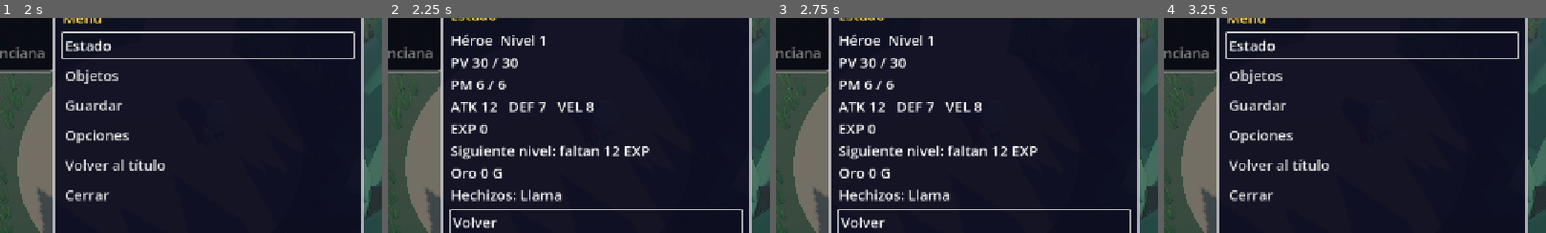
Above: before the commit, frames 1-4 (left to right).
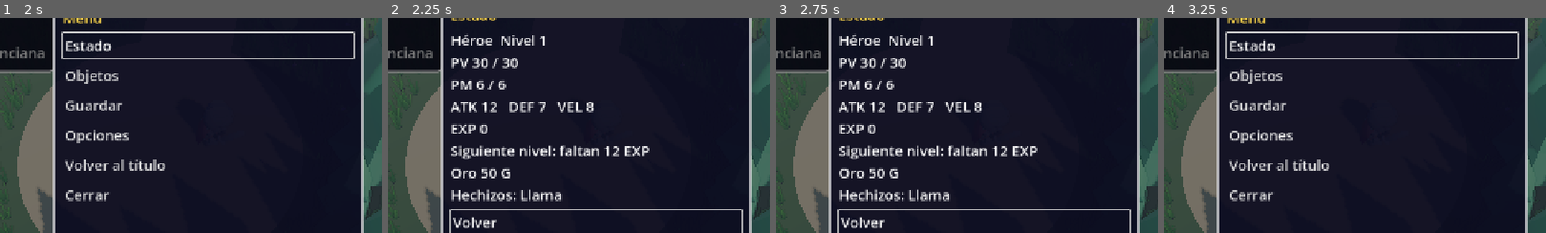
Above: after the commit, the same moments.

Repository: apergas/rpg-turnos
Game: Godot game, scene res://scenes/title/title.tscn
Two runs of this game, one before a commit and one after it. Both use one fixed random seed, a clock stepped at 60 frames per second and the inputs below.
Inputs (mouse positions are % of the whole screen's width and height, from its top left):
- Up to frame 1 (2 s): tap Enter (ui_accept) at 0.5, 0.77, 1.07 s; move the mouse to (72, 45) at 0.52 s; hold D 0.53-1.25 s; tap Keypad Enter at 0.6 s; click (72, 45) at 0.67 s; click (96, 8) at 1.25 s
- Up to frame 2 (2.25 s): click "Estado" at 2 s
- Up to frame 3 (2.75 s): no input
- Up to frame 4 (3.25 s): click "Volver" at 2.75 s
The pictures show only the part of the screen within x 23-73%, y 26-76%; the shares and areas given below are measured in that part.

Frame 1 is identical in both runs. In frame 2, 0.3% of the frame differs, in the area x 24-32%, y 69-75%; in frame 3, 0.3%; in frame 4, nothing differs.

Commit message:
Add equipment, shop, inn and chest rules with gold and save version 3

Diff:
--- a/data/hero.tres
+++ b/data/hero.tres
@@ -19,8 +19,6 @@
 mp = 6
 attack = 10
 defense = 5
-equip_attack = 2
-equip_defense = 2
 speed = 8
 skills = Array[ExtResource("2_skill")]([ExtResource("3_llama")])
 learn = {
--- a/data/rey_slime.tres
+++ b/data/rey_slime.tres
@@ -9,8 +9,8 @@
 script = ExtResource("1_combatant")
 id = "rey_slime"
 display_name = "Rey Slime"
-max_hp = 142
-hp = 142
+max_hp = 128
+hp = 128
 max_mp = 12
 mp = 12
 attack = 17
--- a/scripts/battle/combatant.gd
+++ b/scripts/battle/combatant.gd
@@ -17,8 +17,8 @@
 ## total_attack() / total_defense(), which add the equipment bonuses.
 @export var attack := 1
 @export var defense := 0
-## Hero only: fixed bonuses of the starting equipment (Palo +2 ATK, Ropa +2 DEF) until
-## equipment becomes a system of its own.
+## Hero only: bonuses of the equipment worn, copied from the Loadout by
+## GameState.refresh_equipment() (never saved: the loadout is).
 @export var equip_attack := 0
 @export var equip_defense := 0
 @export var speed := 1
--- /dev/null
+++ b/scripts/game/chests.gd
@@ -0,0 +1,38 @@
+class_name Chests extends RefCounted
+## The treasure chests of the meadow: where each one stands and what it holds (gold, an
+## item or a piece of equipment). Two lie next to Player.AUTOPLAY_ROUTE, two off it, all
+## away from the path. Pure: open() changes a GameState and returns the message.
+
+## id -> {"pos": Vector3, "yaw": degrees (the lid opens toward -Z turned by yaw), and one
+## of "gold": int, "item": Inventory id, "equipment": Equipment id}.
+const CHESTS := {
+	"pradera_este": {"pos": Vector3(13.1, 0, 12.7), "yaw": 30.0, "gold": 25},
+	"pradera_oeste": {"pos": Vector3(-11.1, 0, 1.3), "yaw": -150.0,
+		"equipment": Equipment.WOODEN_SHIELD},
+	"rocas_oeste": {"pos": Vector3(-25, 0, -9), "yaw": -90.0, "gold": 40},
+	"rocas_este": {"pos": Vector3(21.5, 0, -8.5), "yaw": 120.0, "item": Inventory.ETHER},
+}
+
+
+## Opens chest id for state: gives what it holds and marks it opened. Equipment goes on
+## at once if its slot is empty, else into the bag. Returns {"opened": bool (false if it
+## was already open), "text": String}.
+static func open(state: GameState, id: String) -> Dictionary:
+	if id in state.opened_chests or not CHESTS.has(id):
+		return {"opened": false, "text": ""}
+	state.opened_chests.append(id)
+	var chest: Dictionary = CHESTS[id]
+	if chest.has("gold"):
+		state.gold += chest.gold
+		return {"opened": true, "text": "¡Encuentras %d monedas de oro!" % chest.gold}
+	if chest.has("item"):
+		state.inventory.add(chest.item)
+		return {"opened": true, "text": "¡Encuentras %s %s!" % [
+			Inventory.article(chest.item), Inventory.display_name(chest.item)]}
+	var piece: String = chest.equipment
+	var text := "¡Encuentras %s %s!" % [Equipment.article(piece), Equipment.display_name(piece)]
+	state.bag_equipment.append(piece)
+	if state.loadout.worn(Equipment.slot(piece)) == "":
+		state.equip(piece)
+		text += " Te %s equipas." % Equipment.pronoun(piece)
+	return {"opened": true, "text": text}
--- /dev/null
+++ b/scripts/game/equipment.gd
@@ -0,0 +1,99 @@
+class_name Equipment extends RefCounted
+## The equipment catalog: every weapon, armor and shield, with its slot, bonus (ATK for
+## a weapon, DEF for armor and shields), price in gold, the zone whose shop sells it (0:
+## no shop, the starting gear) and the mesh the hero shows for it (a handslot mesh of
+## Knight.glb, STICK_MESH built in code, or "" for none). Pure: no nodes.
+
+const WEAPON := "weapon"
+const ARMOR := "armor"
+const SHIELD := "shield"
+## Slot order of every list (status, Equipo page, shop comparison).
+const SLOTS: Array[String] = [WEAPON, ARMOR, SHIELD]
+const SLOT_NAMES := {WEAPON: "Arma", ARMOR: "Armadura", SHIELD: "Escudo"}
+
+const STICK := "palo"
+const CLOTHES := "ropa"
+const COPPER_SWORD := "espada_cobre"
+const LEATHER_MAIL := "cota_cuero"
+const WOODEN_SHIELD := "escudo_madera"
+## Not a Knight.glb mesh: BattleActor builds a plain wooden stick for it.
+const STICK_MESH := "stick"
+
+const EQUIPMENT := {
+	STICK: {"name": "Palo", "article": "un", "slot": WEAPON, "bonus": 2, "price": 0,
+		"zone": 0, "mesh": STICK_MESH},
+	CLOTHES: {"name": "Ropa", "article": "una", "slot": ARMOR, "bonus": 2, "price": 0,
+		"zone": 0, "mesh": ""},
+	COPPER_SWORD: {"name": "Espada de cobre", "article": "una", "slot": WEAPON, "bonus": 6,
+		"price": 40, "zone": 1, "mesh": "1H_Sword"},
+	LEATHER_MAIL: {"name": "Cota de cuero", "article": "una", "slot": ARMOR, "bonus": 5,
+		"price": 30, "zone": 1, "mesh": ""},
+	WOODEN_SHIELD: {"name": "Escudo de madera", "article": "un", "slot": SHIELD, "bonus": 3,
+		"price": 25, "zone": 1, "mesh": "Round_Shield"},
+	"espada_hierro": {"name": "Espada de hierro", "article": "una", "slot": WEAPON,
+		"bonus": 12, "price": 150, "zone": 2, "mesh": "1H_Sword"},
+	"cota_malla": {"name": "Cota de malla", "article": "una", "slot": ARMOR, "bonus": 10,
+		"price": 120, "zone": 2, "mesh": ""},
+	"escudo_hierro": {"name": "Escudo de hierro", "article": "un", "slot": SHIELD,
+		"bonus": 5, "price": 90, "zone": 2, "mesh": "Rectangle_Shield"},
+	"espada_acero": {"name": "Espada de acero", "article": "una", "slot": WEAPON,
+		"bonus": 20, "price": 400, "zone": 3, "mesh": "2H_Sword"},
+	"armadura_acero": {"name": "Armadura de acero", "article": "una", "slot": ARMOR,
+		"bonus": 16, "price": 350, "zone": 3, "mesh": ""},
+	"escudo_acero": {"name": "Escudo de acero", "article": "un", "slot": SHIELD,
+		"bonus": 8, "price": 220, "zone": 3, "mesh": "Badge_Shield"},
+	"espada_platino": {"name": "Espada de platino", "article": "una", "slot": WEAPON,
+		"bonus": 28, "price": 650, "zone": 4, "mesh": "2H_Sword"},
+	"armadura_platino": {"name": "Armadura de platino", "article": "una", "slot": ARMOR,
+		"bonus": 22, "price": 550, "zone": 4, "mesh": ""},
+	"escudo_platino": {"name": "Escudo de platino", "article": "un", "slot": SHIELD,
+		"bonus": 10, "price": 300, "zone": 4, "mesh": "Spike_Shield"},
+}
+
+
+static func exists(id: String) -> bool:
+	return EQUIPMENT.has(id)
+
+
+static func display_name(id: String) -> String:
+	return EQUIPMENT[id].name if EQUIPMENT.has(id) else id
+
+
+static func article(id: String) -> String:
+	return EQUIPMENT[id].article if EQUIPMENT.has(id) else "un"
+
+
+## "lo" or "la", for "¿Te lo equipas ahora?".
+static func pronoun(id: String) -> String:
+	return "la" if article(id) == "una" else "lo"
+
+
+static func slot(id: String) -> String:
+	return EQUIPMENT[id].slot if EQUIPMENT.has(id) else ""
+
+
+## ATK for a weapon, DEF for armor and shields; 0 for "" (nothing worn).
+static func bonus(id: String) -> int:
+	return EQUIPMENT[id].bonus if EQUIPMENT.has(id) else 0
+
+
+static func price(id: String) -> int:
+	return EQUIPMENT[id].price if EQUIPMENT.has(id) else 0
+
+
+static func mesh(id: String) -> String:
+	return EQUIPMENT[id].mesh if EQUIPMENT.has(id) else ""
+
+
+## "ATK" for weapons, "DEF" for the rest.
+static func stat_name(id: String) -> String:
+	return "ATK" if slot(id) == WEAPON else "DEF"
+
+
+## The ids sold in a zone, in catalog order.
+static func of_zone(zone: int) -> Array[String]:
+	var ids: Array[String] = []
+	for id: String in EQUIPMENT:
+		if EQUIPMENT[id].zone == zone:
+			ids.append(id)
+	return ids
--- a/scripts/game/game_state.gd
+++ b/scripts/game/game_state.gd
@@ -1,13 +1,20 @@
 class_name GameState extends RefCounted
 ## State of the play session, kept in memory while the game is open. The hero, the
-## inventory, the gold and the village quest live here for the whole session; battles
-## and dialogue change them in place.
+## inventory, the gold, the equipment and the village quest live here for the whole
+## session; battles, shops, chests and dialogue change them in place.
+
+const START_GOLD := 50
 
 var hero: Combatant
 var inventory := Inventory.new()
 var quest := Quest.new()
-## Gold won in battle (shops come in a later phase).
-var gold := 0
+var gold := START_GOLD
+## What the hero wears; its bonuses are copied into the hero by refresh_equipment().
+var loadout := Loadout.new()
+## Equipment carried but not worn (Equipment ids; the same id may appear more than once).
+var bag_equipment: Array[String] = []
+## Ids of the chests already opened (Chests.CHESTS keys).
+var opened_chests: Array[String] = []
 
 
 func _init(hero_data: Combatant) -> void:
@@ -15,6 +22,7 @@
 	# Its own list: learning a spell must never change the one in hero.tres.
 	hero.skills = hero_data.skills.duplicate()
 	inventory.add(Inventory.POTION, Inventory.START_POTIONS)
+	refresh_equipment()
 
 
 ## Back to full HP and MP, used after a defeat and when talking to the old woman.
@@ -26,3 +34,36 @@
 ## Uses an item outside battle, from the pause menu; see Inventory.use().
 func use_item(id: String) -> Dictionary:
 	return inventory.use(id, hero, false)
+
+
+## Copies the loadout's bonuses into the hero (battles read total_attack/defense()).
+func refresh_equipment() -> void:
+	hero.equip_attack = loadout.attack_bonus()
+	hero.equip_defense = loadout.defense_bonus()
+
+
+## Puts on a piece from the bag; what it replaces goes to the bag. False if id is not
+## in the bag.
+func equip(id: String) -> bool:
+	var index := bag_equipment.find(id)
+	if index < 0:
+		return false
+	bag_equipment.remove_at(index)
+	var removed := loadout.equip(id)
+	if removed != "":
+		bag_equipment.append(removed)
+	refresh_equipment()
+	return true
+
+
+## Takes off what is worn in slot and puts it in the bag.
+func unequip(slot: String) -> void:
+	var removed := loadout.unequip(slot)
+	if removed != "":
+		bag_equipment.append(removed)
+	refresh_equipment()
+
+
+## Gold lost on a defeat: half of what is carried, rounded down (gold - lost remains).
+func defeat_gold_loss() -> int:
+	return floori(gold / 2.0)
--- /dev/null
+++ b/scripts/game/inn.gd
@@ -0,0 +1,33 @@
+class_name Inn extends RefCounted
+## Inn rules: a night costs the inn's price and restores all HP and MP (Game adds the
+## fade to black and the autosave). Villaclaro has one as the model for the inns of the
+## later zones (15, 30 and 50 G); there the old woman already heals for free. Pure: works
+## on a GameState, never touches nodes.
+
+const VILLACLARO := "villaclaro"
+## inn id -> keeper's name and price of a night in gold.
+const INNS := {
+	VILLACLARO: {"keeper": "Posadero", "price": 5},
+}
+
+
+static func keeper(inn_id: String) -> String:
+	return INNS[inn_id].keeper
+
+
+static func price(inn_id: String) -> int:
+	return INNS[inn_id].price
+
+
+## The keeper's question, with the price.
+static func offer(inn_id: String) -> String:
+	return "Una noche cuesta %d G. ¿Quieres descansar?" % price(inn_id)
+
+
+## Pays and heals. Returns {"ok": bool, "text": String} (the keeper's answer).
+static func stay(state: GameState, inn_id: String) -> Dictionary:
+	if state.gold < price(inn_id):
+		return {"ok": false, "text": "No tienes oro suficiente."}
+	state.gold -= price(inn_id)
+	state.heal_full()
+	return {"ok": true, "text": "¡Buenos días! PV y PM recuperados."}
--- a/scripts/game/inventory.gd
+++ b/scripts/game/inventory.gd
@@ -8,8 +8,8 @@
 const ANTIDOTE := "antidote"
 const START_POTIONS := 3
 ## name and article (for "una Poción"); effect "hp" (heals value HP), "mp" (restores
-## value MP) or "cure" (removes the status named by value); price in gold (shops come
-## later); battle / field: usable in battle / from the pause menu.
+## value MP) or "cure" (removes the status named by value); price in gold (Shop sells
+## at it and buys back at half); battle / field: usable in battle / from the pause menu.
 const ITEMS := {
 	POTION: {"name": "Poción", "article": "una", "effect": "hp", "value": 30, "price": 8,
 		"battle": true, "field": true},
--- /dev/null
+++ b/scripts/game/loadout.gd
@@ -0,0 +1,53 @@
+class_name Loadout extends RefCounted
+## What the hero wears: one Equipment id per slot ("" for an empty slot). Starts with the
+## Palo and the Ropa and no shield. Pure: no nodes; GameState copies the bonuses into the
+## hero (Combatant.equip_attack / equip_defense).
+
+var _slots := {
+	Equipment.WEAPON: Equipment.STICK,
+	Equipment.ARMOR: Equipment.CLOTHES,
+	Equipment.SHIELD: "",
+}
+
+
+## The id worn in slot ("" if empty).
+func worn(slot: String) -> String:
+	return _slots.get(slot, "")
+
+
+func is_worn(id: String) -> bool:
+	return id != "" and worn(Equipment.slot(id)) == id
+
+
+## Puts id on in its slot and returns what was there ("" if it was empty).
+func equip(id: String) -> String:
+	var slot := Equipment.slot(id)
+	var removed: String = _slots[slot]
+	_slots[slot] = id
+	return removed
+
+
+## Empties slot and returns what was there ("" if it was already empty).
+func unequip(slot: String) -> String:
+	var removed: String = _slots[slot]
+	_slots[slot] = ""
+	return removed
+
+
+func attack_bonus() -> int:
+	return Equipment.bonus(worn(Equipment.WEAPON))
+
+
+func defense_bonus() -> int:
+	return Equipment.bonus(worn(Equipment.ARMOR)) + Equipment.bonus(worn(Equipment.SHIELD))
+
+
+## Copy as slot -> id, for the save game.
+func to_dict() -> Dictionary:
+	return _slots.duplicate()
+
+
+## Replaces every slot (slot -> id), when a game is loaded. Unknown slots are ignored.
+func set_slots(slots: Dictionary) -> void:
+	for slot in Equipment.SLOTS:
+		_slots[slot] = slots.get(slot, "")
--- a/scripts/game/save_data.gd
+++ b/scripts/game/save_data.gd
@@ -4,8 +4,13 @@
 ## VERSION goes in every save so a later format can migrate older files. Version 2 (full
 ## combat) adds the gold and changes how the hero grows, so version 1 saves are refused.
 ## The spells are not saved: Leveling.sync_skills() gives them back from the level.
+## Version 3 (economy and equipment) adds the loadout, the equipment in the bag and the
+## opened chests; a version 2 save still loads, with the starting gear, an empty bag and
+## every chest closed.
 
-const VERSION := 2
+const VERSION := 3
+## Oldest version apply() still reads.
+const OLDEST_VERSION := 2
 ## Combatant fields of the hero that change while playing (the rest come from hero.tres).
 const HERO_FIELDS: Array[String] = ["level", "experience", "hp", "max_hp", "mp", "max_mp",
 	"attack", "defense", "speed"]
@@ -21,6 +26,9 @@
 		"inventory": state.inventory.to_dict(),
 		"quest": {"stage": state.quest.stage, "kills": state.quest.kills},
 		"gold": state.gold,
+		"loadout": state.loadout.to_dict(),
+		"bag": state.bag_equipment.duplicate(),
+		"chests": state.opened_chests.duplicate(),
 		"position": [player_pos.x, player_pos.z],
 		"play_time": play_time,
 	}
@@ -35,6 +43,11 @@
 		state.hero.set(field, int(data.hero[field]))
 	Leveling.sync_skills(state.hero)
 	state.gold = int(data.gold)
+	state.loadout = Loadout.new()
+	state.loadout.set_slots(data.get("loadout", state.loadout.to_dict()))
+	state.bag_equipment.assign(data.get("bag", []))
+	state.opened_chests.assign(data.get("chests", []))
+	state.refresh_equipment()
 	var items := {}
 	for id: String in data.inventory:
 		items[id] = int(data.inventory[id])
@@ -47,9 +60,12 @@
 		"play_time": float(data.play_time)}
 
 
-## True if data has this version and every field with the right type.
+## True if data has a version apply() reads and every field with the right type.
 static func is_valid(data: Dictionary) -> bool:
-	if not (data.get("version") is float and int(data.version) == VERSION):
+	if not (data.get("version") is float and int(data.version) >= OLDEST_VERSION \
+			and int(data.version) <= VERSION):
+		return false
+	if int(data.version) >= 3 and not _valid_equipment(data):
 		return false
 	var hero: Variant = data.get("hero")
 	if not hero is Dictionary:
@@ -72,3 +88,28 @@
 	if not (pos is Array and pos.size() == 2 and pos[0] is float and pos[1] is float):
 		return false
 	return data.get("play_time") is float
+
+
+## Version 3 fields: every worn id fits its slot, every bag id is equipment and every
+## chest id exists.
+static func _valid_equipment(data: Dictionary) -> bool:
+	var loadout: Variant = data.get("loadout")
+	if not loadout is Dictionary:
+		return false
+	for slot in Equipment.SLOTS:
+		var id: Variant = (loadout as Dictionary).get(slot)
+		if not id is String or (id != "" and Equipment.slot(id) != slot):
+			return false
+	var bag: Variant = data.get("bag")
+	if not bag is Array:
+		return false
+	for id: Variant in bag:
+		if not (id is String and Equipment.exists(id)):
+			return false
+	var chests: Variant = data.get("chests")
+	if not chests is Array:
+		return false
+	for id: Variant in chests:
+		if not (id is String and Chests.CHESTS.has(id)):
+			return false
+	return true
--- /dev/null
+++ b/scripts/game/shop.gd
@@ -0,0 +1,157 @@
+class_name Shop extends RefCounted
+## Shop rules: what each shop sells, buying, selling at half price and comparing a piece
+## of equipment with what the hero wears. Pure: works on a GameState, never touches
+## nodes. buy() and sell() return {"ok": bool, "text": String} with the message to show.
+
+const VILLACLARO := "villaclaro"
+## shop id -> keeper's name, equipment and items (Inventory ids) on sale, in list order.
+## Zone 1 sells no Éter (it comes with the zone 2 shop).
+const SHOPS := {
+	VILLACLARO: {
+		"keeper": "Mercader",
+		"equipment": [Equipment.COPPER_SWORD, Equipment.LEATHER_MAIL, Equipment.WOODEN_SHIELD],
+		"items": [Inventory.POTION, Inventory.ANTIDOTE],
+	},
+}
+const NO_GOLD := "Falta oro"
+const WORN := "Lo llevas puesto"
+const WORTHLESS := "No vale nada"
+const NOT_CARRIED := "No lo llevas"
+## Potions --autoplay keeps in stock once it has the shop's equipment.
+const AUTOPLAY_POTIONS := 3
+
+
+static func keeper(shop_id: String) -> String:
+	return SHOPS[shop_id].keeper
+
+
+## Every id on sale: equipment first, then items.
+static func stock(shop_id: String) -> Array[String]:
+	var ids: Array[String] = []
+	ids.assign(SHOPS[shop_id].equipment + SHOPS[shop_id].items)
+	return ids
+
+
+static func is_equipment(id: String) -> bool:
+	return Equipment.exists(id)
+
+
+static func display_name(id: String) -> String:
+	return Equipment.display_name(id) if is_equipment(id) else Inventory.display_name(id)
+
+
+static func article(id: String) -> String:
+	return Equipment.article(id) if is_equipment(id) else Inventory.article(id)
+
+
+static func price(id: String) -> int:
+	return Equipment.price(id) if is_equipment(id) else int(Inventory.ITEMS[id].price)
+
+
+## What the shop pays for id: half its price, rounded down.
+static func sell_price(id: String) -> int:
+	return floori(price(id) / 2.0)
+
+
+## Why state can't buy id now ("" if it can).
+static func buy_problem(state: GameState, id: String) -> String:
+	return NO_GOLD if state.gold < price(id) else ""
+
+
+static func can_buy(state: GameState, id: String) -> bool:
+	return buy_problem(state, id) == ""
+
+
+## Pays and puts the piece in the bag (equipment) or the inventory (items).
+static func buy(state: GameState, id: String) -> Dictionary:
+	var why := buy_problem(state, id)
+	if why != "":
+		return {"ok": false, "text": "%s." % why}
+	state.gold -= price(id)
+	if is_equipment(id):
+		state.bag_equipment.append(id)
+	else:
+		state.inventory.add(id)
+	return {"ok": true, "text": "Compras %s %s por %d G." % [article(id), display_name(id),
+		price(id)]}
+
+
+## What can be offered for sale, in list order: the equipment worn (it can't be sold, but
+## is listed), the equipment in the bag (one row per id) and the items carried.
+static func sell_list(state: GameState) -> Array[String]:
+	var ids: Array[String] = []
+	for slot in Equipment.SLOTS:
+		var worn := state.loadout.worn(slot)
+		if worn != "":
+			ids.append(worn)
+	for id: String in Equipment.EQUIPMENT:
+		if id in state.bag_equipment and not ids.has(id):
+			ids.append(id)
+	for id in Inventory.IDS:
+		if state.inventory.count(id) > 0:
+			ids.append(id)
+	return ids
+
+
+## How many of id the hero carries that could be sold (the worn one does not count).
+static func sell_count(state: GameState, id: String) -> int:
+	if is_equipment(id):
+		return state.bag_equipment.count(id)
+	return state.inventory.count(id)
+
+
+## Why id can't be sold ("" if it can): worn and none in the bag, or worth nothing.
+static func sell_problem(state: GameState, id: String) -> String:
+	if sell_count(state, id) <= 0:
+		return WORN if state.loadout.is_worn(id) else NOT_CARRIED
+	if sell_price(id) <= 0:
+		return WORTHLESS
+	return ""
+
+
+static func sell(state: GameState, id: String) -> Dictionary:
+	var why := sell_problem(state, id)
+	if why != "":
+		return {"ok": false, "text": "%s." % why}
+	if is_equipment(id):
+		state.bag_equipment.erase(id)
+	else:
+		state.inventory.take(id)
+	state.gold += sell_price(id)
+	return {"ok": true, "text": "Vendes %s %s por %d G." % [article(id), display_name(id),
+		sell_price(id)]}
+
+
+## Compares a piece with what is worn in its slot: {"stat": "ATK" / "DEF", "worn": id
+## worn ("" if none), "bonus": the piece's bonus, "diff": bonus minus the worn one's}.
+## Empty for items.
+static func compare(state: GameState, id: String) -> Dictionary:
+	if not is_equipment(id):
+		return {}
+	var worn := state.loadout.worn(Equipment.slot(id))
+	return {"stat": Equipment.stat_name(id), "worn": worn, "bonus": Equipment.bonus(id),
+		"diff": Equipment.bonus(id) - Equipment.bonus(worn)}
+
+
+## For --autoplay: the equipment of the shop that beats what is worn and is not in the
+## bag yet, in slot order, as long as the gold lasts. Once there is no such piece left
+## (bought or not), potions up to AUTOPLAY_POTIONS.
+static func autoplay_picks(state: GameState, shop_id: String) -> Array[String]:
+	var picks: Array[String] = []
+	var gold := state.gold
+	var upgrades := 0
+	for id: String in SHOPS[shop_id].equipment:
+		if compare(state, id).diff <= 0 or id in state.bag_equipment:
+			continue
+		upgrades += 1
+		if gold >= price(id):
+			picks.append(id)
+			gold -= price(id)
+	if upgrades > 0:
+		return picks
+	var potions := state.inventory.count(Inventory.POTION)
+	while potions < AUTOPLAY_POTIONS and gold >= price(Inventory.POTION):
+		picks.append(Inventory.POTION)
+		gold -= price(Inventory.POTION)
+		potions += 1
+	return picks
Not shown, added: scripts/game/chests.gd.uid
Not shown, added: scripts/game/equipment.gd.uid
Not shown, added: scripts/game/inn.gd.uid
Not shown, added: scripts/game/loadout.gd.uid
Not shown, added: scripts/game/shop.gd.uid
